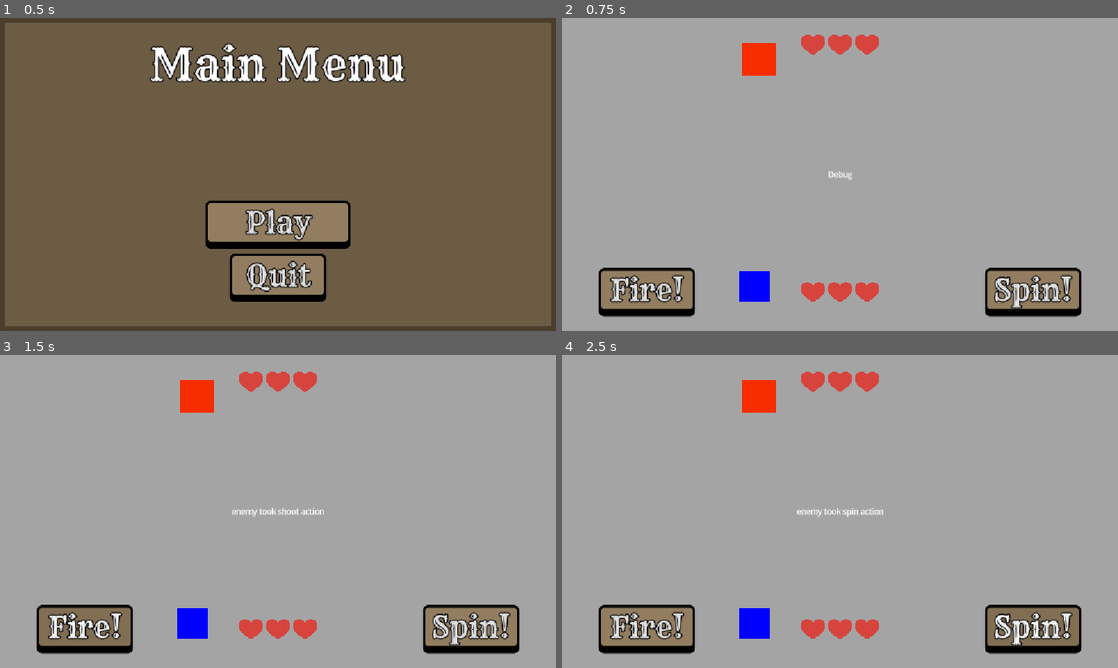
Above: before the commit, frames 1-4 (two rows, left to right).
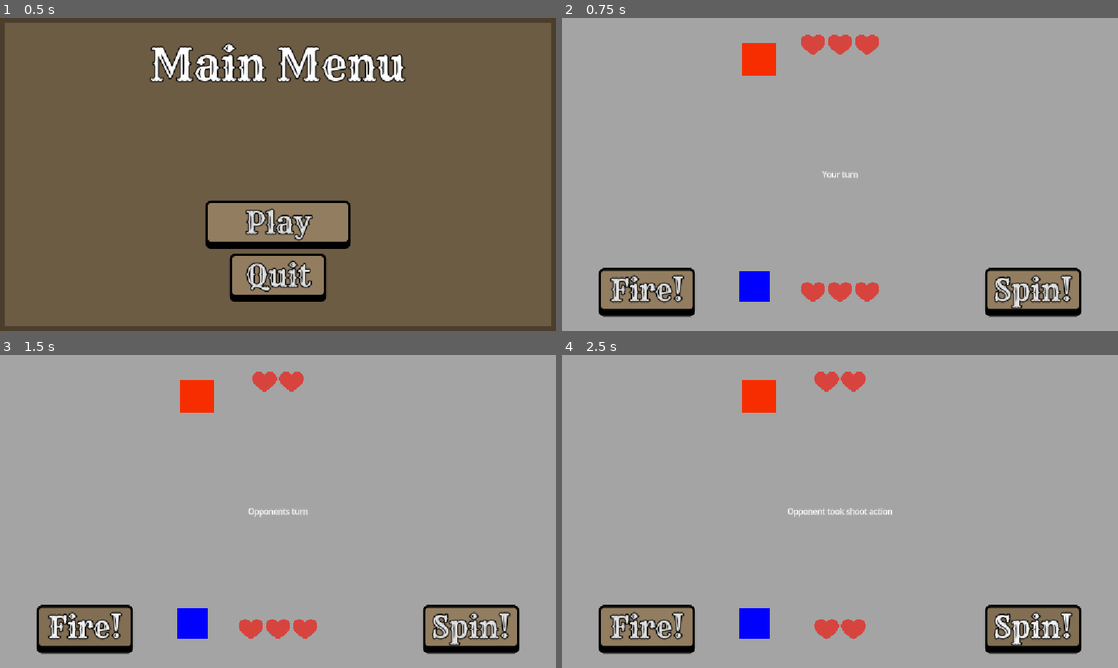
Above: after the commit, the same moments.

Repository: justwhateverprobably/this-town-aint-big-enough
Game: Godot game, scene res://Scenes/main_menu.tscn
Two runs of this game, one before a commit and one after it. Both use one fixed random seed, a clock stepped at 60 frames per second and the inputs below.
Inputs:
- Up to frame 1 (0.5 s): no input
- Up to frame 2 (0.75 s): click "Play" at 0.5 s
- Up to frame 3 (1.5 s): click "Fire!" at 1.25 s
- Up to frame 4 (2.5 s): click "Spin!" at 2 s

Frame 1 is identical in both runs. In frame 2, less than 0.1% of the frame differs, in the area x 46-54%, y 48-52%; in frame 3, 0.6%; in frame 4, 1.1%, in the area x 40-60%, y 5-91%.

Commit message:
refactored a bunch of code to be cleaner, the prototype is fully functional and only missing score tracking and graphics to show chamber.

Diff:
--- a/Scenes/entities.gd
+++ b/Scenes/entities.gd
@@ -1,35 +1,29 @@
 extends Node2D
 
-func shoot(chamber: Array, current_shot: int, health_to_affect: int):
-	# if the current round is true (occupied by bullet), then fire it (set false)
-	if chamber[current_shot] == true:
-		update_health(health_to_affect, -1)
-		print("health updated")
-		chamber[current_shot] = false
-		print("chamber updated")
-	# if empty, remains empty
-	else:
-		chamber[current_shot] = false
 
-
-func spin(chamber: Array):
+func advance_chamber(chamber):
 	# Number of chambers in the cylinder
 	var n = chamber.size()
+	# Save the first element (this will move to the end)
+	var first = chamber[0]
+	# # Shift everything left by one position
+	for i in range(0, n - 1):
+		chamber[i] = chamber[i + 1]
+	# Move the original first element to the end
+	chamber[n - 1] = first
+
+	return chamber
+
+func spin_chamber(chamber):
 	# Decide how many positions to rotate (0 to max-1)
 	var increment = randi_range(0, len(chamber) - 1)
 
 	# Repeat single-step rotation "increment" times
 	for i in range(increment):
-		# Save the first element (this will move to the end)
-		var first = chamber[0]
-		# # Shift everything left by one position
-		for j in range(0, n - 1):
-			chamber[j] = chamber[j + 1]
-		# Move the original first element to the end
-		chamber[n - 1] = first
+		chamber = advance_chamber(chamber)
 
 	return chamber
 
-func update_health(health: int, increment: int):
+func update_health(health, increment):
 	health += increment
 	return health
--- a/Scenes/game.tscn
+++ b/Scenes/game.tscn
@@ -84,7 +84,7 @@
 size_flags_horizontal = 4
 size_flags_vertical = 4
 
-[node name="DebugLog" type="Label" parent="UILayer/Control" unique_id=967823391]
+[node name="InfoText" type="Label" parent="UILayer/Control" unique_id=967823391]
 layout_mode = 1
 anchors_preset = 8
 anchor_left = 0.5
@@ -97,7 +97,8 @@
 offset_bottom = 11.5
 grow_horizontal = 2
 grow_vertical = 2
-text = "Debug"
+text = "Your turn!"
+horizontal_alignment = 1
 
 [node name="Entities" type="Node2D" parent="." unique_id=884739589]
 script = ExtResource("4_i6g32")
@@ -115,5 +116,8 @@
 texture = SubResource("DrawableTexture2D_wowpa")
 script = ExtResource("4_wowpa")
 
+[node name="EnemyActionTimer" type="Timer" parent="." unique_id=1900847894]
+one_shot = true
+
 [connection signal="pressed" from="UILayer/Control/PlayerUI/HBoxContainer/FireButton" to="." method="_on_fire_button_pressed"]
 [connection signal="pressed" from="UILayer/Control/PlayerUI/HBoxContainer/SpinButton" to="." method="_on_spin_button_pressed"]
--- a/Scripts/enemy.gd
+++ b/Scripts/enemy.gd
@@ -2,25 +2,33 @@
 
 var chamber := [true, true, true, false, false, false]
 var health := 3
-var current_shot := 0
-signal on_enemy_shoot_action
+@onready var healthbar = $"../../UILayer/Control/EnemyUI/EnemyHealth"
+@onready var player = $"../Player"
+@onready var entities = $".."
+@onready var info = $"../../UILayer/Control/InfoText"
 
 func shoot_or_spin():
 	# IMPLEMENT ACTION DELAY SO ENEMY TURN ISN'T IMMEDIATE
 	if randf() < 0.5:
 		shoot()
-		on_enemy_shoot_action.emit()
 	else:
 		spin()
 
 
 func shoot():
-	# call shoot function on parent node passing in relevant data to be modified
-	$"..".shoot(chamber, current_shot, health)
-	$"../../UILayer/Control/DebugLog".text = "enemy took shoot action"
-	# increment shot (move to next chamber)
-	current_shot += 1
+	if chamber[0] == true:
+		player.update_health(-1)
+		chamber[0] = false
+	else:
+		chamber[0] = false
+
+	chamber = entities.advance_chamber(chamber)
+	info.text = "Opponent took shoot action"
 
 func spin():
-	$"..".spin(chamber)
-	$"../../UILayer/Control/DebugLog".text = "enemy took spin action"
+	chamber = entities.spin_chamber(chamber)
+	info.text = "Opponent took spin action"
+
+func update_health(increment):
+	health = entities.update_health(health, increment)
+	healthbar.remove_child(healthbar.get_child(0))
--- a/Scripts/game_manager.gd
+++ b/Scripts/game_manager.gd
@@ -9,42 +9,74 @@
 
 extends Node2D
 
-var is_player_turn := true
 @onready var player = $Entities/Player
 @onready var enemy = $Entities/Enemy
-@onready var log = $UILayer/Control/DebugLog
+@onready var info = $UILayer/Control/InfoText
+@onready var delay_timer = $EnemyActionTimer
+
+enum GameState {
+	PLAYER_TURN,
+	ENEMY_TURN,
+	GAME_OVER
+}
+
+var current_state = GameState.PLAYER_TURN
+
+func _ready():
+	info.text = "Your turn"
+
+#-------------------
+# HANDLE ENEMY TURN
+#-------------------
+func enemy_turn():
+	if current_state == GameState.ENEMY_TURN:
+		info.text = "Opponents turn"
+		delay_timer.start()
+		await delay_timer.timeout
+		enemy.shoot_or_spin()
+		# play corresponding anim here
+		delay_timer.start()
+		await delay_timer.timeout
+		info.text = "Your turn"
+	update_state()
 
 
+#-------------------
+# HANDLE PLAYER TURN
+#-------------------
+func _on_fire_button_pressed() -> void:
+	if current_state == GameState.PLAYER_TURN:
+		player.shoot()
+		# trigger shoot anim
+	update_state()
 
-func _process(_delta: float) -> void:
-	if neither_dead() and not is_player_turn:
-			enemy.shoot_or_spin()
-			# play corresponding anim
-			# update debug message ui
-			is_player_turn = true
-	elif enemy.health == 0:
-		# load win screen
-		log.text = "you won"
-		pass
-	elif enemy.health == 0:
-		# load lose screen
-		log.text = "you lost"
-		pass
-
-func neither_dead() -> bool:
-	var neither_dead: bool = player.health > 0 and enemy.health > 0
-	return neither_dead
+func _on_spin_button_pressed() -> void:
+	if current_state == GameState.PLAYER_TURN:
+		player.spin()
+		# trigger spin anim
+	update_state()
 
 
-func _on_fire_button_pressed() -> void:
-	if is_player_turn and neither_dead():
-		player.shoot()
-		# trigger shoot anim
-		is_player_turn = false
+#-------------------
+# HELPER FUNCTIONS
+#-------------------
+func update_state():
+	if enemy.health <= 0:
+		info.text = "You Won!\nPress 'r' to continue or 'esc' to return to main menu."
+		current_state = GameState.GAME_OVER
+	elif player.health <= 0:
+		info.text = "You Lost.\nPress 'r' to restart or 'esc' to return to main menu."
+		current_state = GameState.GAME_OVER
+	elif current_state == GameState.PLAYER_TURN:
+		current_state = GameState.ENEMY_TURN
+		enemy_turn()
+	elif current_state == GameState.ENEMY_TURN:
+		current_state = GameState.PLAYER_TURN
 
 
-func _on_spin_button_pressed() -> void:
-	if is_player_turn and neither_dead():
-		player.spin()
-		# trigger spin anim
-		is_player_turn = false
+func _input(event: InputEvent) -> void:
+	if current_state == GameState.GAME_OVER:
+		if event.is_action_pressed("MainMenu"):
+			get_tree().change_scene_to_file("res://Scenes/main_menu.tscn")
+		elif event.is_action_pressed("NewRound"):
+			get_tree().change_scene_to_file("res://Scenes/game.tscn")
--- a/Scripts/player.gd
+++ b/Scripts/player.gd
@@ -2,7 +2,10 @@
 
 var chamber := [true, true, true, false, false, false]
 var health := 3
-var current_shot := 0
+@onready var healthbar = $"../../UILayer/Control/PlayerUI/PlayerHealth"
+@onready var enemy = $"../Enemy"
+@onready var entities = $".."
+@onready var info = $"../../UILayer/Control/InfoText"
 
 
 
@@ -11,12 +14,20 @@
 	chamber.shuffle()
 
 func shoot():
-	# call shoot function on parent node passing in relevant data to be modified
-	$"..".shoot(chamber, current_shot, health)
-	$"../../UILayer/Control/DebugLog".text = "player took shoot action"
-	# increment shot (move to next chamber)
-	current_shot += 1
+	if chamber[0] == true:
+		enemy.update_health(-1)
+		chamber[0] = false
+	else:
+		chamber[0] = false
+
+	chamber = entities.advance_chamber(chamber)
+	info.text = "player took shoot action"
+
 
 func spin():
-	$"..".spin(chamber)
-	$"../../UILayer/Control/DebugLog".text = "player took spin action"
+	chamber = entities.spin_chamber(chamber)
+	info.text = "player took spin action"
+
+func update_health(increment):
+	health = entities.update_health(health, increment)
+	healthbar.remove_child(healthbar.get_child(0))
--- a/project.godot
+++ b/project.godot
@@ -28,6 +28,19 @@
 
 theme/default_font_multichannel_signed_distance_field=true
 
+[input]
+
+NewRound={
+"deadzone": 0.2,
+"events": [Object(InputEventKey,"resource_local_to_scene":false,"resource_name":"","device":-1,"window_id":0,"alt_pressed":false,"shift_pressed":false,"ctrl_pressed":false,"meta_pressed":false,"pressed":false,"keycode":0,"physical_keycode":82,"key_label":0,"unicode":114,"location":0,"echo":false,"script":null)
+]
+}
+MainMenu={
+"deadzone": 0.2,
+"events": [Object(InputEventKey,"resource_local_to_scene":false,"resource_name":"","device":-1,"window_id":0,"alt_pressed":false,"shift_pressed":false,"ctrl_pressed":false,"meta_pressed":false,"pressed":false,"keycode":0,"physical_keycode":4194305,"key_label":0,"unicode":0,"location":0,"echo":false,"script":null)
+]
+}
+
 [physics]
 
 3d/physics_engine="Jolt Physics"
